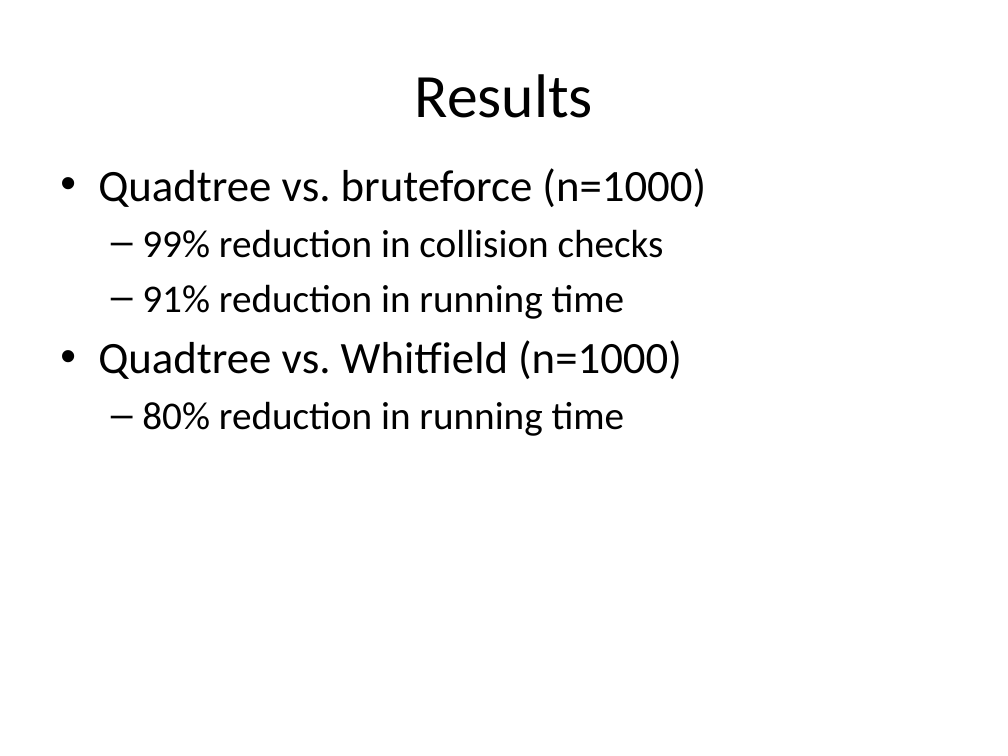
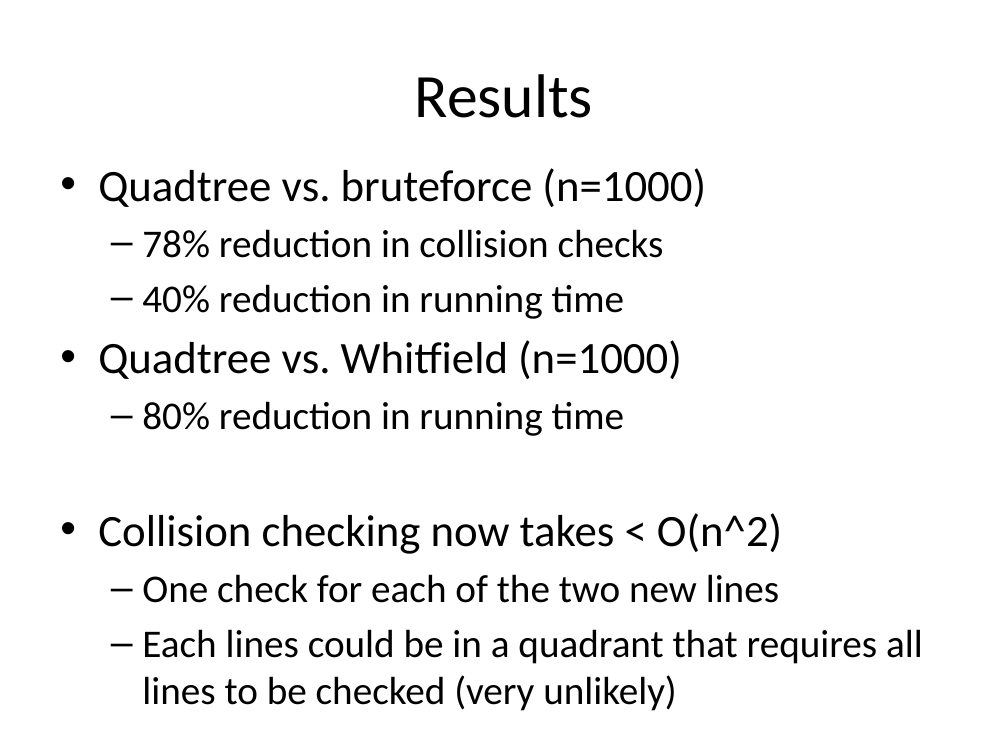
Before and after one commit to josh1703658784/nGon-Problem, a slide deck: slide 7 of Random n-Polygon ngon Presentation CPSC 478 Spring 2015 .pptx (slide 6 before the commit). Drawn at 1008x756 pixels with LibreOffice and Linux fonts; fonts in the diff are those of the drawing. Boxes give left, top, right and bottom in pixels: in the first picture for what was removed or moved away, otherwise in the second. Text is boxed around its words. In the diff, an @@ line names an element or a change of style, - is before the commit and + after.

Commit message:
updated result and code

```diff
--- a/Random n-Polygon ngon Presentation CPSC 478 Spring 2015 .pptx
+++ b/Random n-Polygon ngon Presentation CPSC 478 Spring 2015 .pptx
@@ text at (x1=142, y1=229, x2=664, y2=319): text changed @@
-  – 99% reduction in collision checks
-  – 91% reduction in running time
+  – 78% reduction in collision checks
+  – 40% reduction in running time
@@ text at (x1=98, y1=513, x2=923, y2=711): paragraphs added @@
+• Collision checking now takes < O(n^2)
+  – One check for each of the two new lines
+  – Each lines could be in a quadrant that requires all lines to be checked (very unlikely)
```
Also in this commit, not shown: 1 other slide changed, 2 other files.
